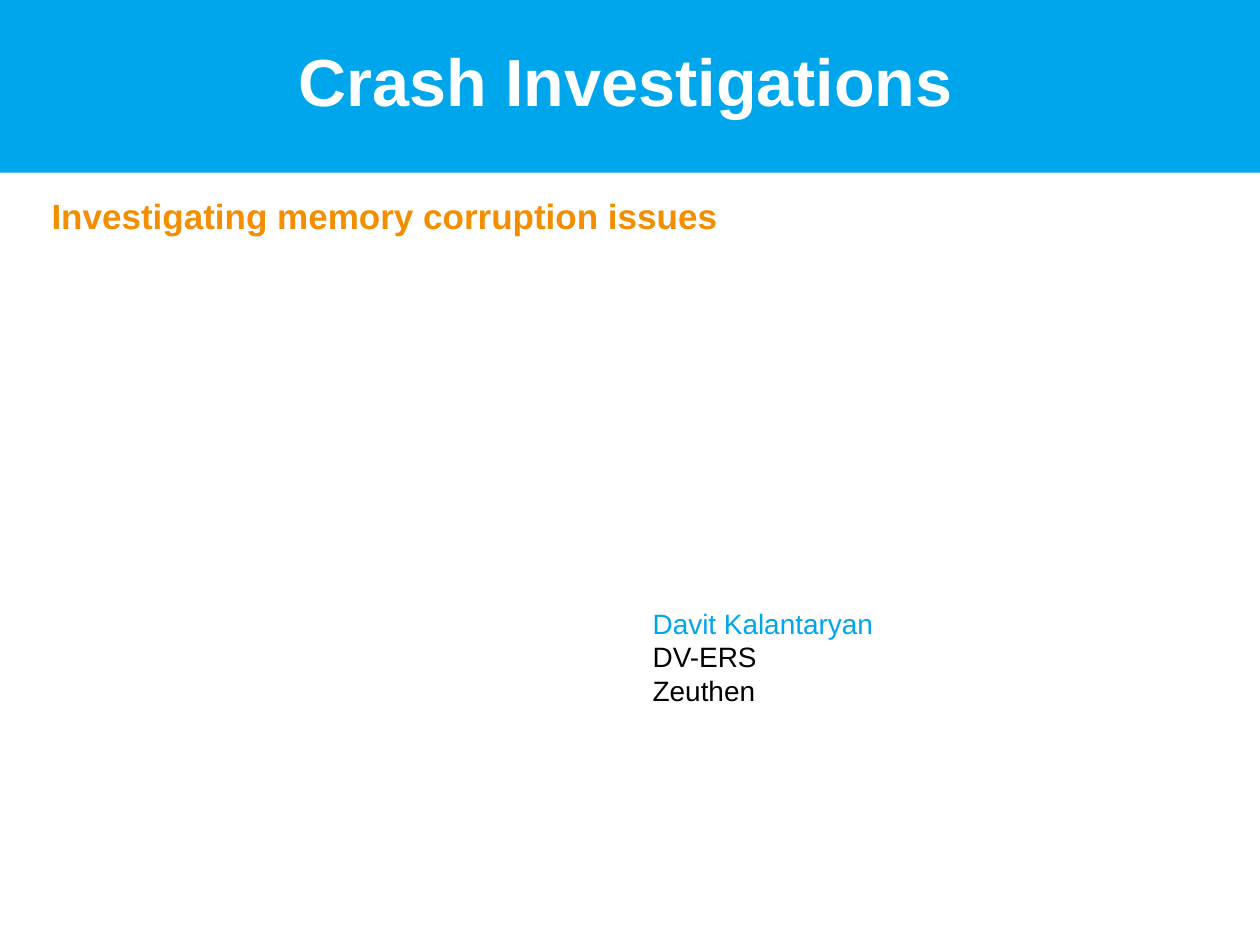
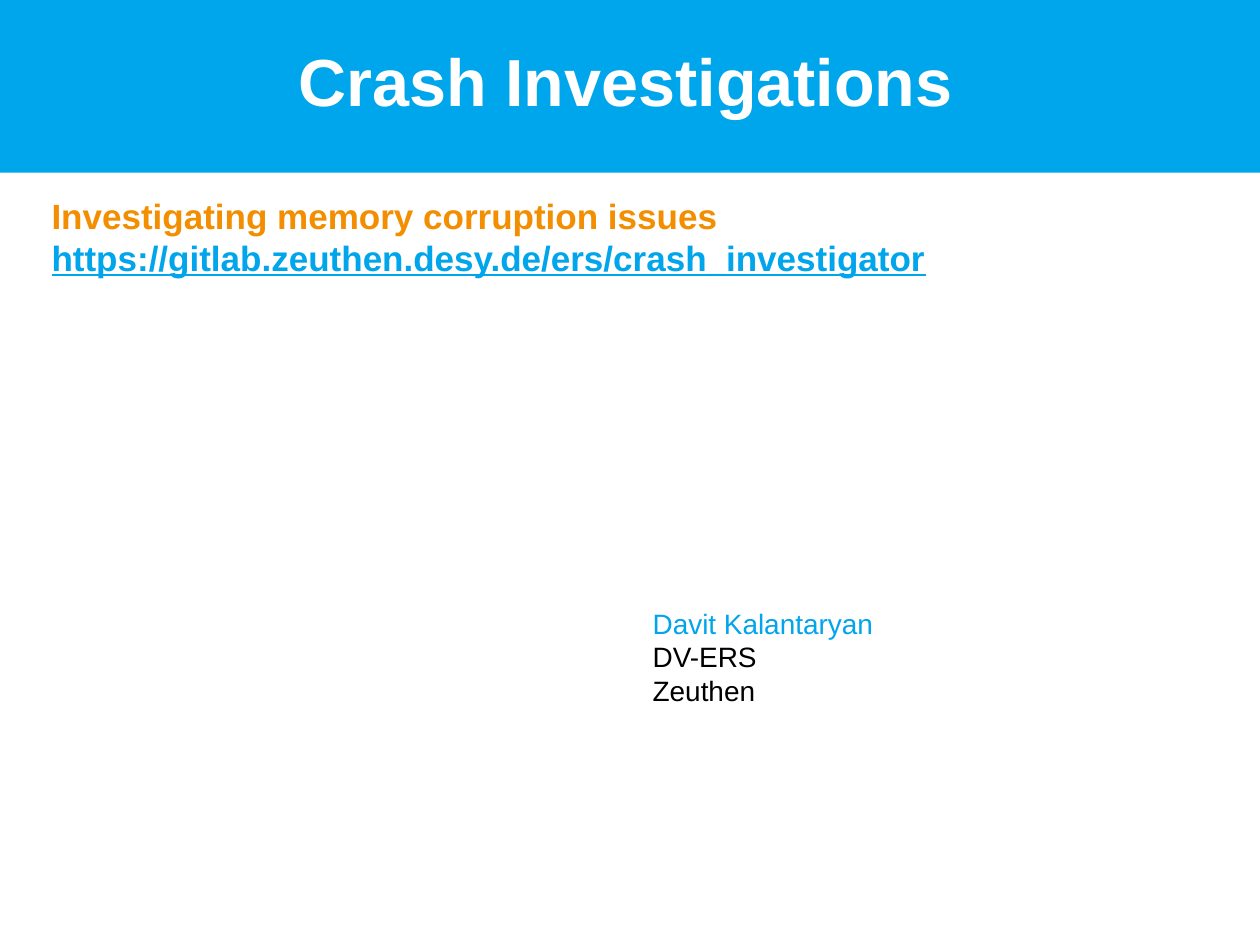
Before and after one commit to davitkalantaryan/old-crash_investigator, a slide deck: slide 1 of docs/crash_investigations.pptx. Drawn at 1260x945 pixels with LibreOffice and Linux fonts; fonts in the diff are those of the drawing; background and template pictures are left out. Boxes give left, top, right and bottom in pixels: in the first picture for what was removed or moved away, otherwise in the second. Text is boxed around its words. In the diff, an @@ line names an element or a change of style, - is before the commit and + after.

Commit message:
Feature/5 prepare presentation (#13)
* presentation preparation is ongoing
* presentation preparation is ongoing
* some tests on windows
* applied changes in the Linux
* applied windows corrections
* some tests on ubuntu
* fixed Makefile
* added new test case
* modified a bit corruption test
* changed prj/common/common_mkfl/sys_common.unix.Makefile to use other Makefile from cpputils
* applied the last commit of cpputils
* added the last version of the presentation

```diff
--- a/docs/crash_investigations.pptx
+++ b/docs/crash_investigations.pptx
@@ subtitle at bbox=[52, 203, 925, 278]: text changed; text colour #F28E00 to #00A5EB @@
-Investigating memory corruption issues
+Investigating memory corruption issues
+https://gitlab.zeuthen.desy.de/ers/crash_investigator
```
Also in this commit, not shown: 1 other slide changed, 4 slides added, 7 slides removed, 30 other files.
